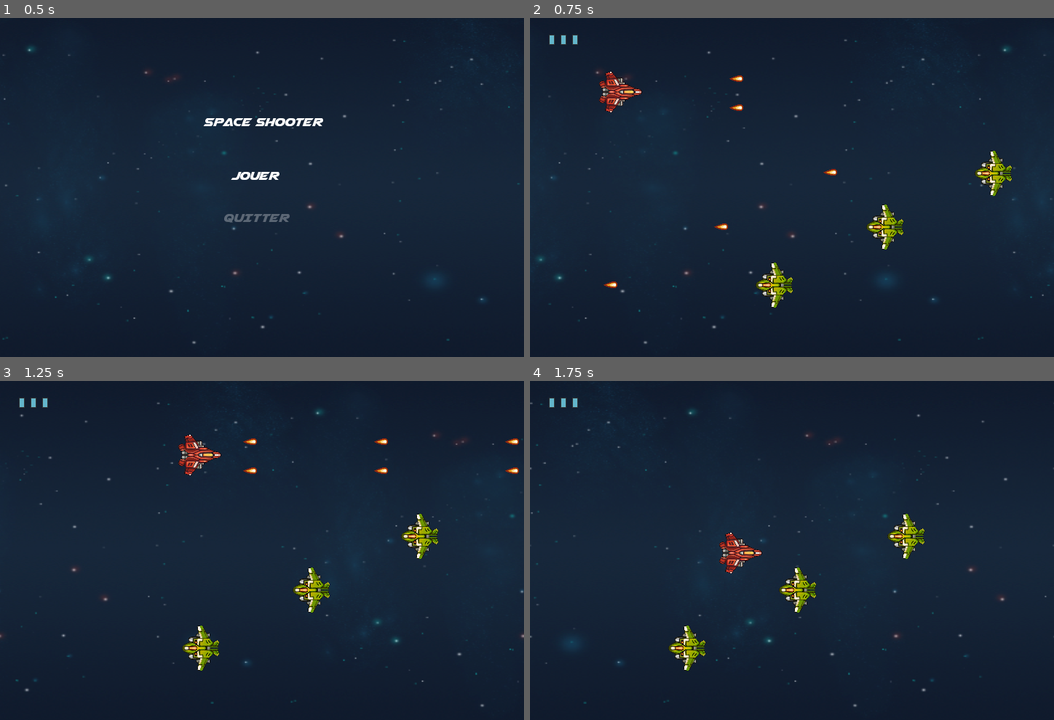
Above: before the commit, frames 1-4 (two rows, left to right).
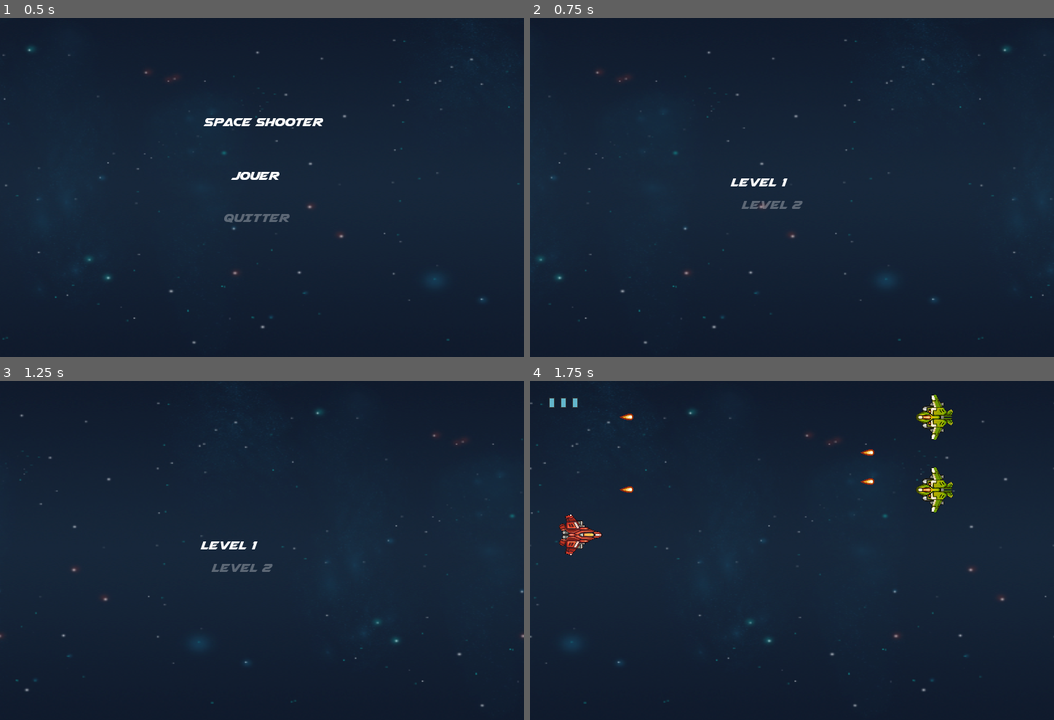
Above: after the commit, the same moments.

Repository: MilleniumBlitz/SpaceShooter
Game: Godot game, scene res://Menu/Start/StartMenu.tscn
The game is run twice, just before and just after one commit, with the same random seed, the same clock (stepped at 60 frames per second) and the same inputs.
Inputs:
- Up to frame 1 (0.5 s): no input
- Up to frame 2 (0.75 s): hold Right (ui_right) from 0.53 s (still down); hold Space (shoot) from 0.53 s (still down)
- Up to frame 3 (1.25 s): keep holding Right (ui_right); keep holding Space (shoot)
- Up to frame 4 (1.75 s): release Right (ui_right) at 1.28 s; release Space (shoot) at 1.28 s; hold Down (ui_down) from 1.28 s (still down); tap Space (shoot) at 1.35 s

Frame 1 is identical in both runs. In frame 2, 2.5% of the frame differs, in the area x 3-93%, y 4-86%; in frame 3, 2.5%; in frame 4, 3.5%, in the area x 5-81%, y 4-86%.

Commit message:
Add selection menu

Diff:
--- a/Levels/Base/BaseLevel.gd
+++ b/Levels/Base/BaseLevel.gd
@@ -1,10 +1,19 @@
 extends Node2D
 
-var player = preload("res://entities/player/Player.tscn")
-var number_of_enemies_to_kill = 3
+onready var enemy = preload("res://entities/enemy/Enemy.tscn")
+onready var player = preload("res://entities/player/Player.tscn")
+
 var nbr_dead_enemies = 0
 
 func _ready():
+
+	#SPAWN DES ENNEMIES
+	var p = Vector2(600,50)
+	for enemy_s in range(LevelManager.number_of_ennemies):
+		var new_enemy = enemy.instance()
+		new_enemy.global_position = p
+		find_node("Enemies").add_child(new_enemy)
+		p.y += 100
 
 	LevelManager.connect("player_hit", $CanvasLayer/HealthUI, "player_hit")
 	for enemy in $Enemies.get_children():
@@ -14,15 +23,15 @@
 
 func enemy_dead():
 
-	#UN ENNEMI EST TUE PAR LE JOUEUR
+	#UN ENNEMI MEURT OU S"ECHAPPE
 	nbr_dead_enemies += 1
-	if number_of_enemies_to_kill == nbr_dead_enemies:
+	if LevelManager.number_of_ennemies == nbr_dead_enemies:
 		LevelManager.game_over(1)
 
 func enemy_escaped():
-	#RETIRER UNE VIE AU JOUEUR
+	enemy_dead()
 	LevelManager.hit_player()
 
 func enemy_crashed():
-	#LE JOUEUR A PERCUTE UN ENNEMI
+	enemy_dead()
 	LevelManager.hit_player()
--- /dev/null
+++ b/Levels/Base/LevelStats.gd
@@ -0,0 +1,7 @@
+extends Resource
+class_name LevelStats
+
+export(int) var number_of_ennemies
+
+func _init(p_number_of_ennemies = 0):
+	number_of_ennemies = p_number_of_ennemies
--- /dev/null
+++ b/Levels/Base/Wave.gd
@@ -0,0 +1,9 @@
+extends Resource
+class_name Wave
+
+export(PackedScene) var ennemy_type
+export(int) var number_of_ennemies
+
+func _init(p_ennemy_type = "res://entities/enemy/Enemy.tscn", p_number_of_ennemies = 0):
+	ennemy_type = p_ennemy_type
+	number_of_ennemies = p_number_of_ennemies
--- /dev/null
+++ b/Levels/Level1.tres
@@ -0,0 +1,7 @@
+[gd_resource type="Resource" load_steps=2 format=2]
+
+[ext_resource path="res://Levels/Base/LevelStats.gd" type="Script" id=1]
+
+[resource]
+script = ExtResource( 1 )
+number_of_ennemies = 3
--- a/Levels/Level1.tscn
+++ /dev/null
@@ -1,15 +0,0 @@
-[gd_scene load_steps=3 format=2]
-
-[ext_resource path="res://entities/enemy/Enemy.tscn" type="PackedScene" id=1]
-[ext_resource path="res://Levels/Base/BaseLevel.tscn" type="PackedScene" id=2]
-
-[node name="Level1" instance=ExtResource( 2 )]
-
-[node name="Enemy" parent="Enemies" index="0" instance=ExtResource( 1 )]
-position = Vector2( 659.415, 213.574 )
-
-[node name="Enemy2" parent="Enemies" index="1" instance=ExtResource( 1 )]
-position = Vector2( 509.913, 288.325 )
-
-[node name="Enemy3" parent="Enemies" index="2" instance=ExtResource( 1 )]
-position = Vector2( 357.742, 368.416 )
--- a/Levels/Level2.gd
+++ /dev/null
@@ -1,25 +0,0 @@
-extends Node2D
-
-onready var end_menu = preload("res://Menu/End/EndMenu.tscn")
-
-var over = false
-
-# Called every frame. 'delta' is the elapsed time since the previous frame.
-func _process(delta):
-	if over == false:
-		if $Enemies.get_child_count() == 0:
-			over = true
-			$CenterContainer.visible = true
-	pass
-
-
-func _on_RestartBtn_pressed():
-	get_tree().change_scene("res://Level1.tscn")
-
-
-func _on_SelectionBtn_pressed():
-	get_tree().change_scene("res://Menu/LevelSelectionMenu/LevelSelectionMenu.tscn")
-
-
-func _on_LeaveBtn_pressed():
-	get_tree().quit()
--- /dev/null
+++ b/Levels/Level2.tres
@@ -0,0 +1,7 @@
+[gd_resource type="Resource" load_steps=2 format=2]
+
+[ext_resource path="res://Levels/Base/LevelStats.gd" type="Script" id=1]
+
+[resource]
+script = ExtResource( 1 )
+number_of_ennemies = 2
--- a/Levels/Level2.tscn
+++ /dev/null
@@ -1,28 +0,0 @@
-[gd_scene load_steps=5 format=2]
-
-[ext_resource path="res://entities/player/Player.tscn" type="PackedScene" id=1]
-[ext_resource path="res://entities/enemy/Enemy.tscn" type="PackedScene" id=2]
-[ext_resource path="res://Levels/Level2.gd" type="Script" id=3]
-[ext_resource path="res://Background.tscn" type="PackedScene" id=4]
-
-[node name="Level2" type="Node2D"]
-script = ExtResource( 3 )
-
-[node name="Background" parent="." instance=ExtResource( 4 )]
-margin_right = 720.0
-margin_bottom = 480.0
-
-[node name="Player" parent="." instance=ExtResource( 1 )]
-position = Vector2( 130.255, 294.489 )
-fire_rate = 0.1
-
-[node name="Enemies" type="Node2D" parent="."]
-
-[node name="Enemy" parent="Enemies" instance=ExtResource( 2 )]
-position = Vector2( 622.261, 266.683 )
-
-[node name="Enemy2" parent="Enemies" instance=ExtResource( 2 )]
-position = Vector2( 622.261, 162.412 )
-
-[node name="Enemy3" parent="Enemies" instance=ExtResource( 2 )]
-position = Vector2( 613.852, 61.5044 )
--- a/Levels/Scripts/LevelManager.gd
+++ b/Levels/Scripts/LevelManager.gd
@@ -3,9 +3,9 @@
 #GERE TOUT ICI CE QUI CONCERNE LE NIVEAU ET LE LES PROCHAINS NIVEAUX A JOUER
 #LE SCORE ?
 #VICTOIRE/DEFAITE
-
 var current_level
 
+var number_of_ennemies
 var health = 3
 
 signal player_hit(health)
@@ -13,8 +13,12 @@
 var victory
 
 func start_level(level_number):
-	current_level = "res://Levels/Level" + str(level_number) + ".tscn"
-	restart()
+	current_level = level_number
+
+	var level_stats = load("res://Levels/Level" + str(level_number) + ".tres")
+	if level_stats:
+		number_of_ennemies = level_stats.number_of_ennemies
+		get_tree().change_scene("res://Levels/Base/BaseLevel.tscn")
 
 func hit_player():
 	health -= 1
@@ -22,7 +26,7 @@
 		#GAME OVER
 		#LE JOUEUR EST MORT, DEFAITE
 		game_over(0)
-	else:
+	elif health > 0:
 		emit_signal("player_hit", health)
 
 func game_over(value):
@@ -32,4 +36,4 @@
 
 func restart():
 	health = 3
-	get_tree().change_scene(current_level)
+	start_level(current_level)
--- /dev/null
+++ b/Levels/Wave1.tres
@@ -0,0 +1,9 @@
+[gd_resource type="Resource" load_steps=3 format=2]
+
+[ext_resource path="res://Levels/Base/Wave.gd" type="Script" id=1]
+[ext_resource path="res://entities/enemy/Enemy.tscn" type="PackedScene" id=2]
+
+[resource]
+script = ExtResource( 1 )
+ennemy_type = ExtResource( 2 )
+number_of_ennemies = 2
--- a/Menu/End/EndMenu.gd
+++ b/Menu/End/EndMenu.gd
@@ -14,8 +14,10 @@
 		0:
 			#RESTART
 			LevelManager.restart()
-			get_tree().change_scene("res://Levels/Level1.tscn")
 
 		1:
+			get_tree().change_scene("res://Menu/Selection/SlectionMenu.tscn")
+
+		2:
 			#QUIT
 			get_tree().quit()
--- a/Menu/End/EndMenu.tscn
+++ b/Menu/End/EndMenu.tscn
@@ -37,8 +37,22 @@
 "_edit_use_anchors_": false
 }
 
+[node name="Selection" type="Node2D" parent="."]
+position = Vector2( 183.682, 292.223 )
+script = ExtResource( 4 )
+__meta__ = {
+"_edit_group_": true
+}
+
+[node name="Label" type="Label" parent="Selection"]
+custom_fonts/font = ExtResource( 2 )
+text = "SELECTION"
+__meta__ = {
+"_edit_use_anchors_": false
+}
+
 [node name="Quit" type="Node2D" parent="."]
-position = Vector2( 154.682, 271.223 )
+position = Vector2( 215.682, 365.223 )
 script = ExtResource( 4 )
 __meta__ = {
 "_edit_group_": true
--- /dev/null
+++ b/Menu/Selection/SlectionMenu.gd
@@ -0,0 +1,11 @@
+extends SimpleMenu
+
+func _on_item_selected(value):
+
+	match value:
+		0:
+			#DEMARRER NIVEAU 1
+			LevelManager.start_level(1)
+		1:
+			#DEMARRER NIVEAU 2
+			LevelManager.start_level(2)
--- /dev/null
+++ b/Menu/Selection/SlectionMenu.tscn
@@ -0,0 +1,41 @@
+[gd_scene load_steps=5 format=2]
+
+[ext_resource path="res://Menu/Selection/SlectionMenu.gd" type="Script" id=1]
+[ext_resource path="res://Menu/Scripts/SimpleMenuItem.gd" type="Script" id=2]
+[ext_resource path="res://Background.tscn" type="PackedScene" id=3]
+[ext_resource path="res://font.tres" type="DynamicFont" id=4]
+
+[node name="SelectionMenu" type="Node2D"]
+script = ExtResource( 1 )
+
+[node name="Background" parent="." instance=ExtResource( 3 )]
+margin_right = 720.0
+margin_bottom = 480.0
+
+[node name="Level1" type="Node2D" parent="."]
+script = ExtResource( 2 )
+
+[node name="Label" type="Label" parent="Level1"]
+margin_left = 275.0
+margin_top = 217.0
+margin_right = 351.0
+margin_bottom = 235.0
+custom_fonts/font = ExtResource( 4 )
+text = "LEVEL 1"
+__meta__ = {
+"_edit_use_anchors_": false
+}
+
+[node name="Level2" type="Node2D" parent="."]
+script = ExtResource( 2 )
+
+[node name="Label" type="Label" parent="Level2"]
+margin_left = 290.0
+margin_top = 248.0
+margin_right = 330.0
+margin_bottom = 262.0
+custom_fonts/font = ExtResource( 4 )
+text = "LEVEL 2"
+__meta__ = {
+"_edit_use_anchors_": false
+}
--- a/Menu/Start/StartMenu.gd
+++ b/Menu/Start/StartMenu.gd
@@ -4,8 +4,10 @@
 
 	match value:
 		0:
+			get_tree().change_scene("res://Menu/Selection/SlectionMenu.tscn")
+
 			#DEMARRER NIVEAU 1
-			LevelManager.start_level(1)
+#			LevelManager.start_level(1)
 		1:
 			#QUITTER
 			get_tree().quit()
--- /dev/null
+++ b/Wave.gd
@@ -0,0 +1,4 @@
+extends Node
+class_name Wave
+
+export(bool) var selectable = true
--- a/entities/player/player.gd
+++ b/entities/player/player.gd
@@ -12,9 +12,9 @@
 
 var bullet = preload("res://bullet.tscn")
 
-func _physics_process(delta):
+func _input(event):
 
-	if Input.is_action_pressed("shoot") and shoot_cooldown.is_stopped():
+	if event.is_action("shoot") and shoot_cooldown.is_stopped():
 		shoot_cooldown.start(fire_rate)
 
 		#LEFT BULLET
@@ -29,6 +29,23 @@
 		right_bullet.global_position = right_shooting_point.global_position
 		get_tree().current_scene.add_child(right_bullet)
 
+func _physics_process(delta):
+
+#	if Input.is_action_pressed("shoot")
+#		shoot_cooldown.start(fire_rate)
+#
+#		#LEFT BULLET
+#		var left_bullet = bullet.instance()
+#		left_bullet.direction = Vector2.RIGHT
+#		left_bullet.global_position = left_shooting_point.global_position
+#		get_tree().current_scene.add_child(left_bullet)
+#
+#		#RIGHT BULLET
+#		var right_bullet = bullet.instance()
+#		right_bullet.direction = Vector2.RIGHT
+#		right_bullet.global_position = right_shooting_point.global_position
+#		get_tree().current_scene.add_child(right_bullet)
+
 	#DIRECTION
 	input_direction = Vector2(int(Input.is_action_pressed("ui_right")) - int(Input.is_action_pressed("ui_left")),
 				int(Input.is_action_pressed("ui_down")) - int(Input.is_action_pressed("ui_up")))
--- a/project.godot
+++ b/project.godot
@@ -19,6 +19,11 @@
 "language": "GDScript",
 "path": "res://entities/enemy/Enemy.gd"
 }, {
+"base": "Resource",
+"class": "LevelStats",
+"language": "GDScript",
+"path": "res://Levels/Base/LevelStats.gd"
+}, {
 "base": "Node2D",
 "class": "SimpleMenu",
 "language": "GDScript",
@@ -28,12 +33,19 @@
 "class": "SimpleMenuItem",
 "language": "GDScript",
 "path": "res://Menu/Scripts/SimpleMenuItem.gd"
+}, {
+"base": "Resource",
+"class": "Wave",
+"language": "GDScript",
+"path": "res://Levels/Base/Wave.gd"
 } ]
 _global_script_class_icons={
 "Bullet": "",
 "Ennemy": "",
+"LevelStats": "",
 "SimpleMenu": "",
-"SimpleMenuItem": ""
+"SimpleMenuItem": "",
+"Wave": ""
 }
 
 [application]
@@ -44,7 +56,6 @@
 
 [autoload]
 
-PlayerStats="*res://PlayerStats.gd"
 LevelManager="*res://Levels/Scripts/LevelManager.gd"
 
 [display]
